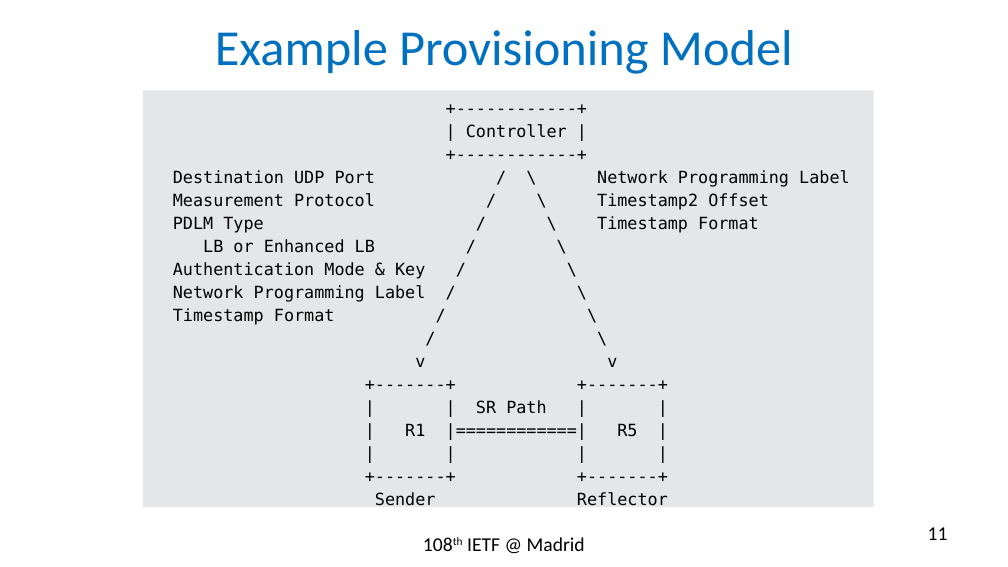
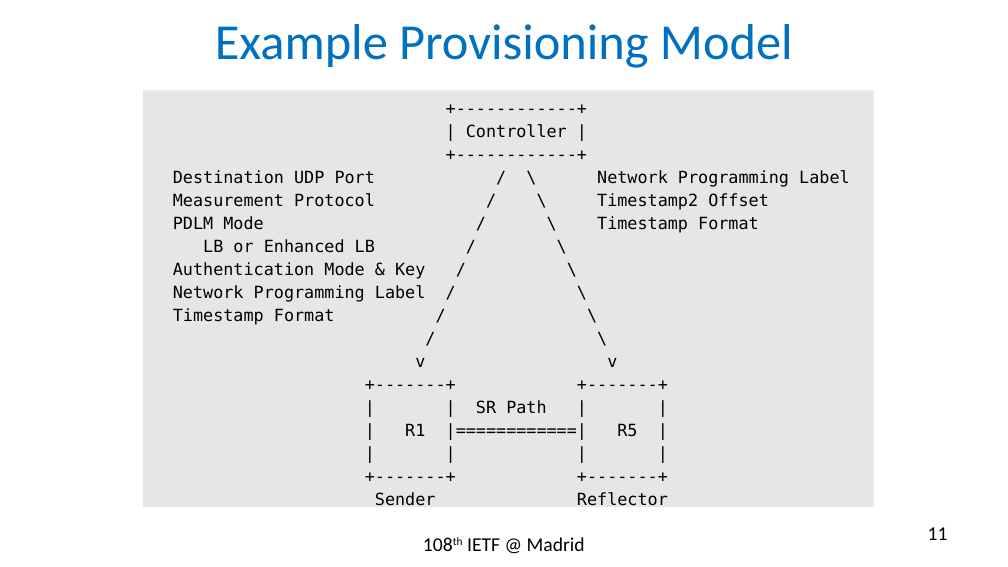
Before and after one commit to rakgandhi/ietf-slides, a slide deck: slide 11 of draft-gandhi-spring-sr-enhanced-plm-01.pptx. Drawn at 1008x567 pixels with LibreOffice and Linux fonts; fonts in the diff are those of the drawing. Boxes give left, top, right and bottom in pixels: in the first picture for what was removed or moved away, otherwise in the second. Text is boxed around its words. In the diff, an @@ line names an element or a change of style, - is before the commit and + after.

```diff
--- a/draft-gandhi-spring-sr-enhanced-plm-01.pptx
+++ b/draft-gandhi-spring-sr-enhanced-plm-01.pptx
@@ title "Example Provisioning Model": place and size @@
-title "Example Provisioning Model" at (215,30,793,74)
+title "Example Provisioning Model" at (215,24,793,68)
@@ text in rectangle at (173,216,759,233): text changed @@
-PDLM Type / \ Timestamp Format
+PDLM Mode / \ Timestamp Format
```
Also in this commit, not shown: 1 other slide changed, 1 other file.
